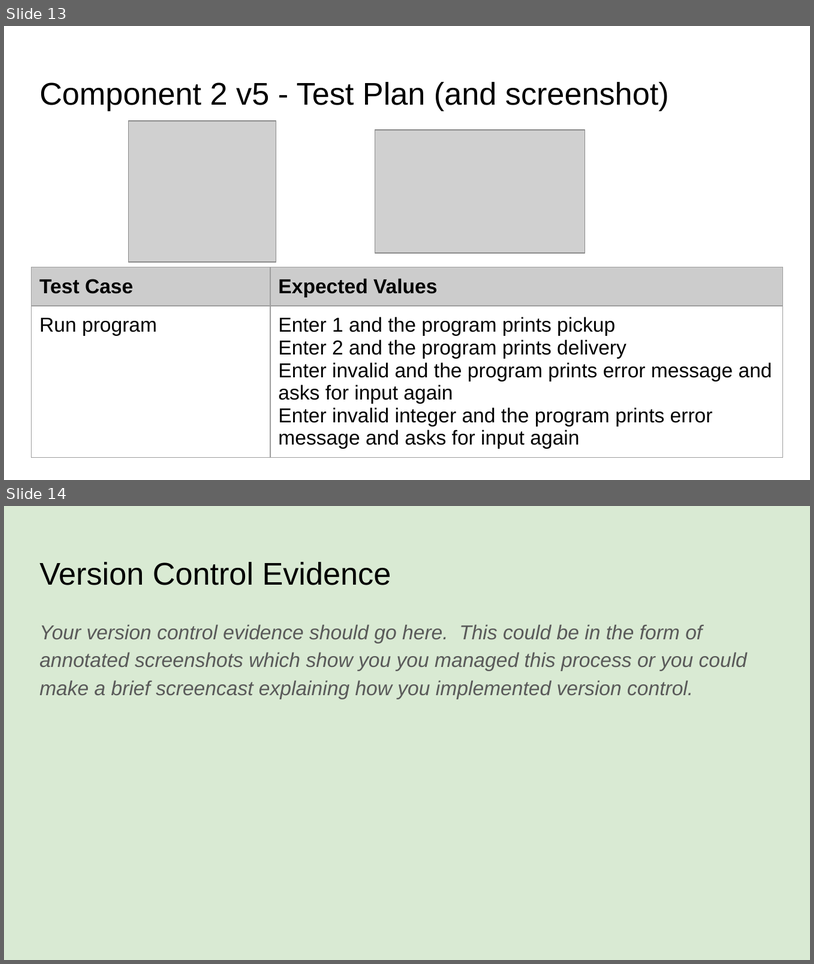
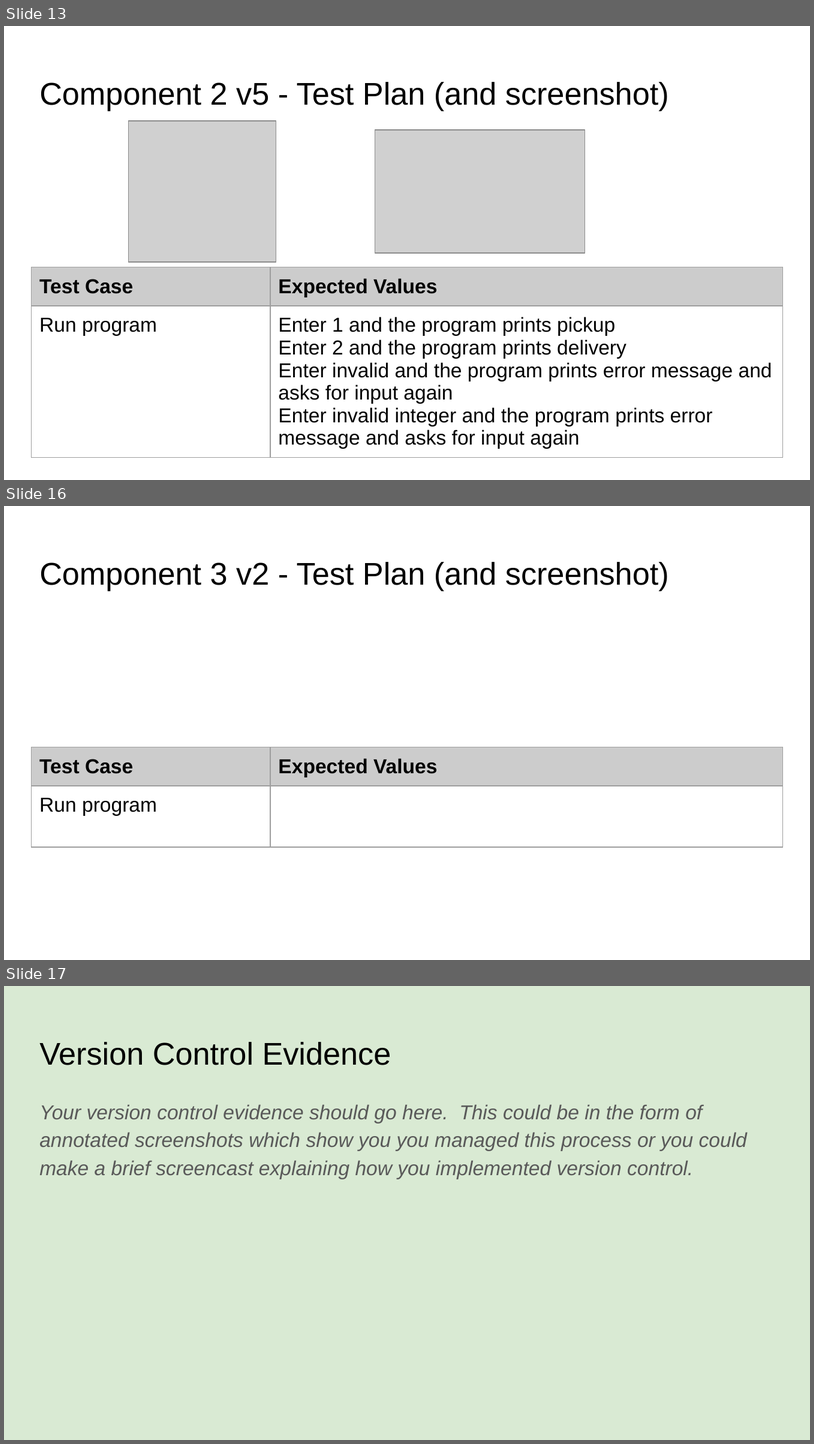
Before and after one commit to KaitlinEus/Pizza_bot, a slide deck: Python.pptx. Shown one above the other, each under a label of ours: slides 13 and 14 before the commit, slides 13, 16 and 17 after it; the slides between them are not shown. The pictures are 814x964 and 814x1444 pixels, drawn with LibreOffice and Linux fonts; fonts in the diff are those of the drawing; grey boxes stand for pictures. Boxes give left, top, right and bottom in pixels: in the first picture for what was removed or moved away, otherwise in the second. Text is boxed around its words. In the diff, an @@ line names an element or a change of style, - is before the commit and + after.

```diff
--- a/Python.pptx
+++ b/Python.pptx
@@ slide 16 added at (4,506,810,960), background #FFFFFF @@
@@ title added at (39,562,669,591), 28 pt, text #000000 @@
+Component 3 v2 - Test Plan (and screenshot)
@@ table added at (32,747,782,852), 2 rows, 2 columns @@
+Test Case | Expected Values
+Run program | 
@@ what was slide 14 is now slide 17 @@
```
Also in this commit, not shown: 2 other slides added, 1 other file.
